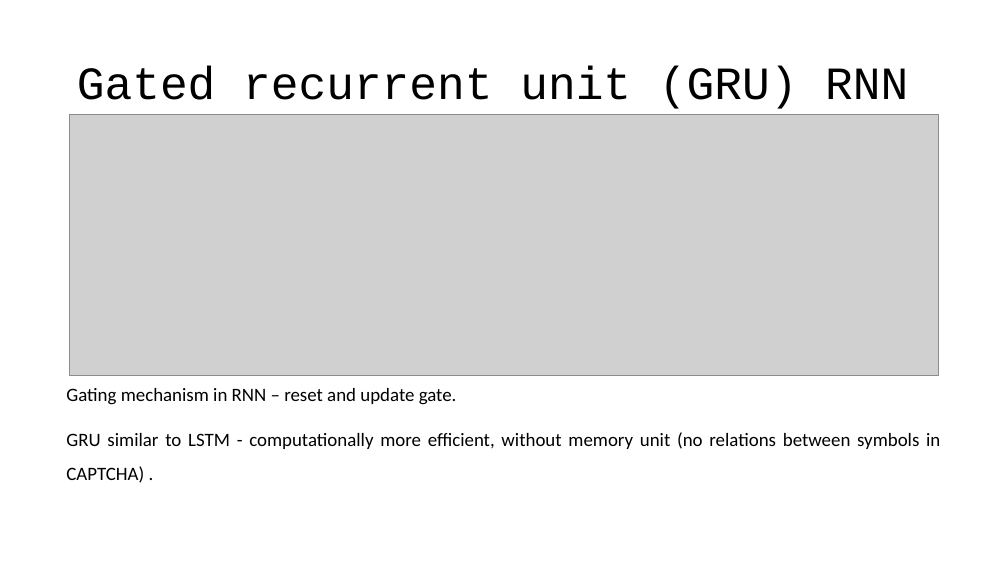
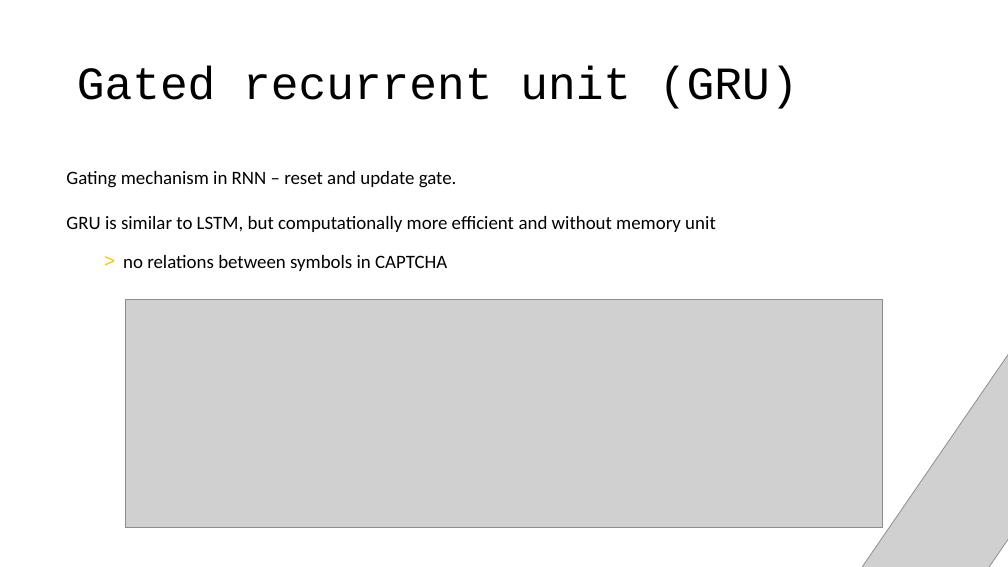
Before and after one commit to Strojove-uceni/final-projects-i_am_not_a_robot, a slide deck: slide 10 of presentation/Final_presentation_draft.pptx. Drawn at 1008x567 pixels with LibreOffice and Linux fonts; fonts in the diff are those of the drawing; grey boxes stand for pictures. Boxes give left, top, right and bottom in pixels: in the first picture for what was removed or moved away, otherwise in the second. Text is boxed around its words. In the diff, an @@ line names an element or a change of style, - is before the commit and + after.

Commit message:
final_version

```diff
--- a/presentation/Final_presentation_draft.pptx
+++ b/presentation/Final_presentation_draft.pptx
@@ title at <box>77,67,798,109</box>: text changed @@
-Gated recurrent unit (GRU) RNN
+Gated recurrent unit (GRU)
@@ text "Gating mechanism in RNN – ...": place and size @@
-text "Gating mechanism in RNN – ..." at <box>66,388,940,483</box>
+text "Gating mechanism in RNN – ..." at <box>66,171,716,271</box>
@@ text at <box>66,171,457,188</box>: alignment justified to left @@
@@ text at <box>66,216,716,271</box>: text changed @@
-GRU similar to LSTM - computationally more efficient, without memory unit (no relations between symbols in CAPTCHA) .
+GRU is similar to LSTM, but computationally more efficient and without memory unit
+  > no relations between symbols in CAPTCHA
@@ picture added at <box>862,268,1008,567</box> @@
@@ picture: place and size @@
-picture at <box>70,114,939,376</box>
+picture at <box>126,299,882,527</box>
```
Also in this commit, not shown: 4 other slides changed, 1 slide added.
